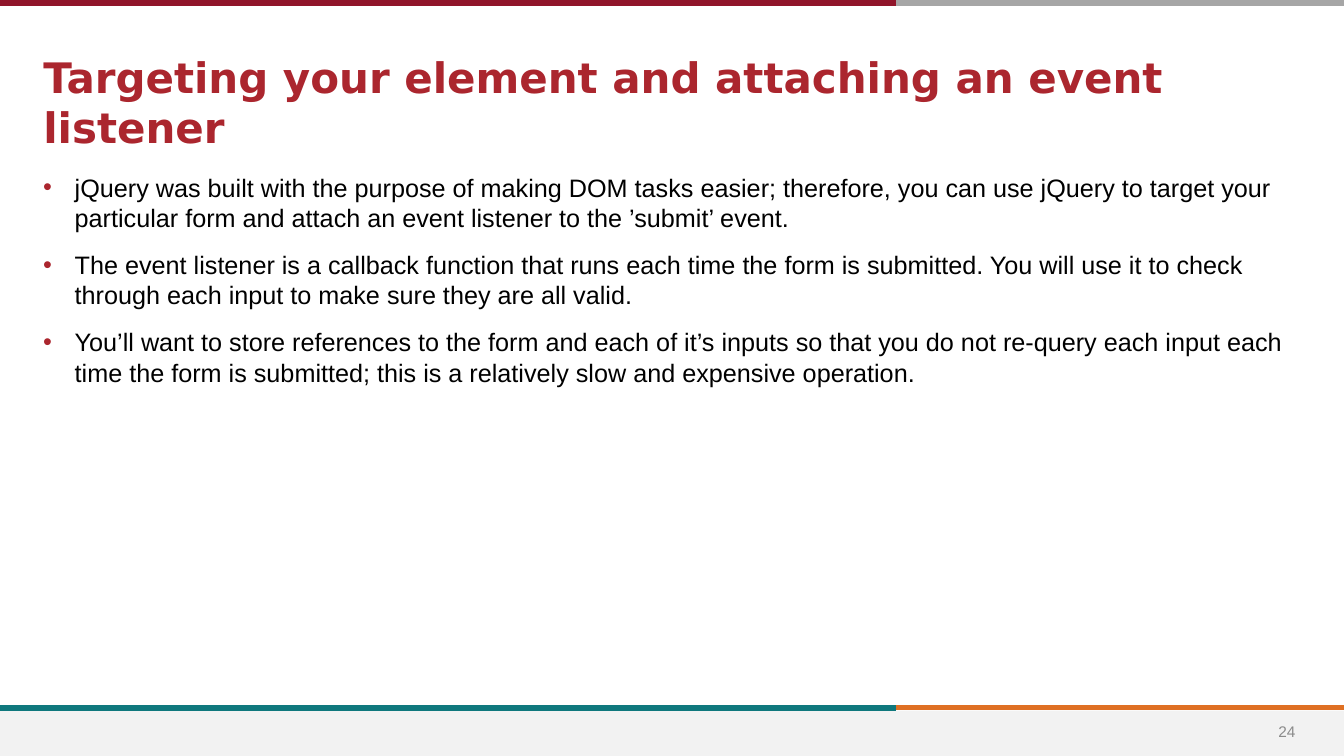
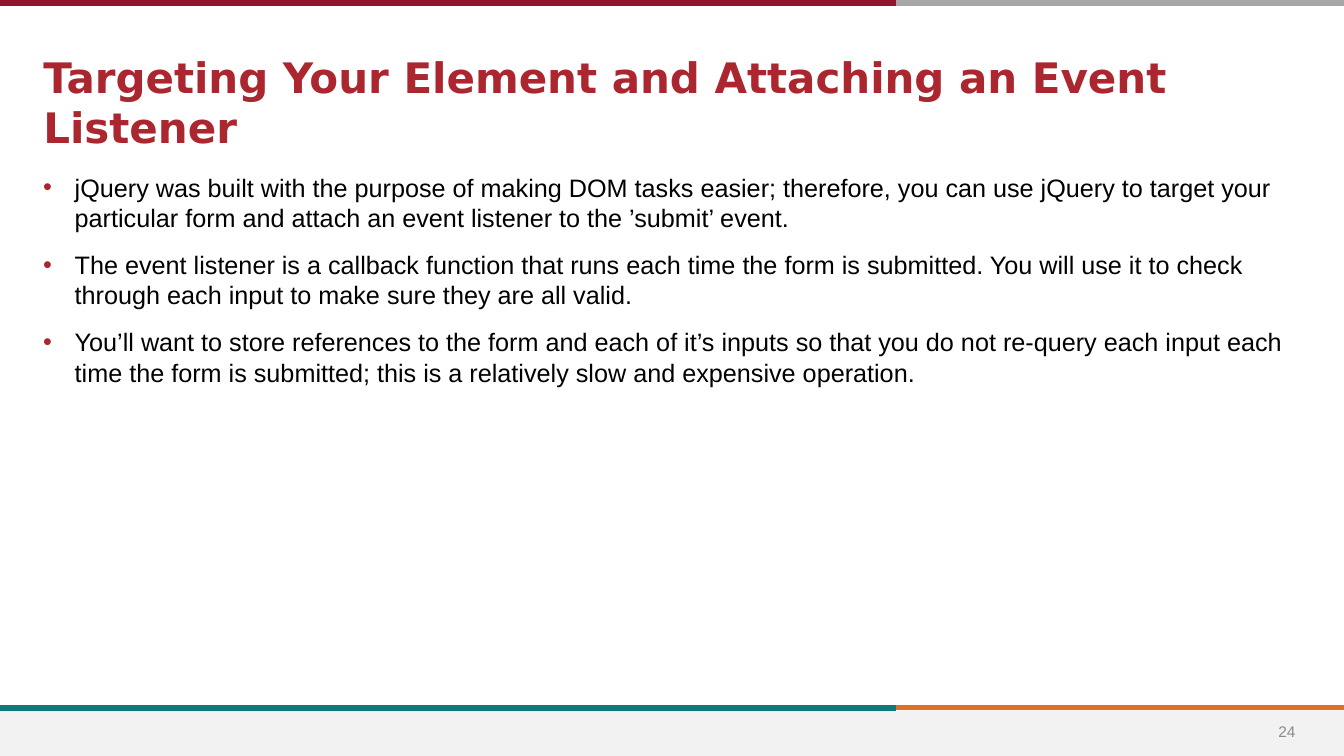
Before and after one commit to stevens-cs546-cs554/CS-546, a slide deck: slide 24 of lecture_09/Frontend JavaScript and Client-Side Form Validation.pptx. Drawn at 1344x756 pixels with LibreOffice and Linux fonts; fonts in the diff are those of the drawing; background and template pictures are left out. Boxes give left, top, right and bottom in pixels: in the first picture for what was removed or moved away, otherwise in the second. Text is boxed around its words. In the diff, an @@ line names an element or a change of style, - is before the commit and + after.

```diff
--- a/lecture_09/Frontend JavaScript and Client-Side Form Validation.pptx
+++ b/lecture_09/Frontend JavaScript and Client-Side Form Validation.pptx
@@ title at [43, 61, 1166, 144]: text changed @@
-Targeting your element and attaching an event listener
+Targeting Your Element and Attaching an Event Listener
```
Also in this commit, not shown: 20 other slides changed, 1 slide added, 26 other files.
